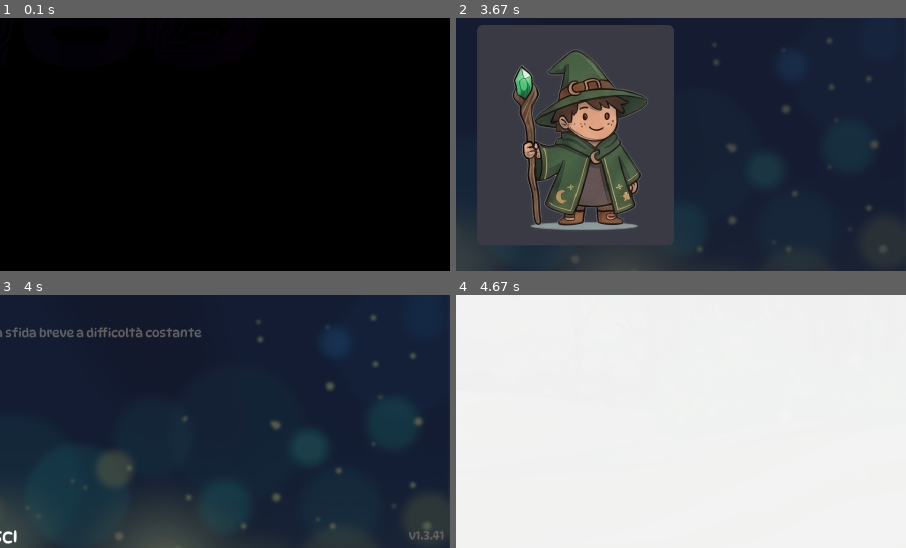
Above: before the commit, frames 1-4 (two rows, left to right).
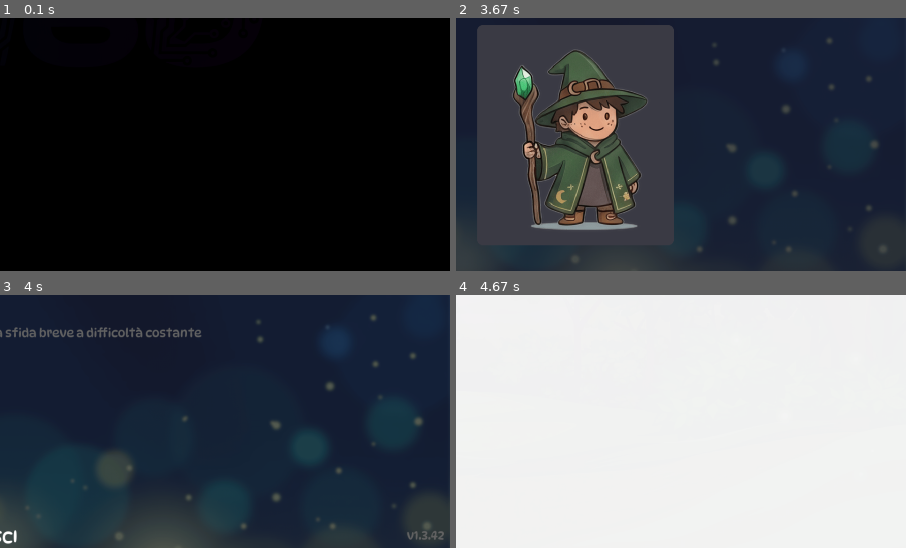
Above: after the commit, the same moments.

Repository: thefactor82/math-wizard
Game: pygame game, started from math-wizard.py
The game is run twice, just before and just after one commit, with the same random seed, the same clock (stepped at 60 frames per second) and the same inputs.
Inputs (mouse positions are % of the whole screen's width and height, from its top left):
- Up to frame 1 (0.1 s): no input
- Up to frame 2 (3.67 s): hold Right 0.33-0.8 s; move the mouse to (46, 55) at 0.37 s; hold Up 0.88-1.18 s; tap Enter at 1.22, 2.55 s; tap Space at 1.55 s; tap 1 at 1.88 s; type "an" at 2.22 s; type "n" at 2.42 s; hold Right 2.72-3.18 s
- Up to frame 3 (4 s): click (37, 73) at 3.83 s
- Up to frame 4 (4.67 s): tap Enter at 4.12, 4.45 s
The pictures show only the part of the screen within x 50-100%, y 50-100%; the shares and areas given below are measured in that part.

Frames 1-2 are identical in both runs. In frame 3, 0.1% of the frame differs, in the area x 90-99%, y 93-97%; in frame 4, nothing differs.

Commit message:
feat: reorganize debug panel, generic result-flag and N/A fields, bump v1.3.42

Diff:
--- a/math-wizard.py
+++ b/math-wizard.py
@@ -949,7 +949,7 @@
         self .story_idx =0
         self .num_story_levels =sum (1 for e in self .story_entries if normalize_story_entry (e ) .get ("type")=="level")
 
-        self .version ="1.3.41"
+        self .version ="1.3.42"
 
         self .profiles =[]
         self .current_profile =""
@@ -4468,30 +4468,31 @@
             segno_debug =get_operation_symbol (self .operation )
             lines =[
             "DEBUG",
-            f"Modalita: {'Storia'if self .mode =='auto'else 'Allenamento'}",
+            f"Modalità: {'Storia'if self .mode =='auto'else 'Allenamento'}",
+            f"Livello storia: {self .level +1 }/{self .num_story_levels }  (effettivo: {self .effective_level ()+1 }/{len (self .levels )})"if self .mode =='auto'else "Livello: -",
+            f"Difficoltà: {self .difficulty_position }/{self .max_difficulty_position ()}"if self .mode =='auto'else "Difficoltà: -",
             f"Musica: {self .current_music }  {os .path .basename (self .music_files .get (self .current_music ,''))}  {max (0 ,(pygame .time .get_ticks ()-self ._music_start_tick )//1000 )}s",
+            f"Progresso mostro: {(self .boss_progress if (self .boss_active and self .boss_phase =='fight')else self .monster_progress ):.2f}"+(f"  Tempo: {(pygame .time .get_ticks ()-self .question_start )/1000 :.1f}s"if self .question_active else ""),
+            f"Boss: {'attivo'if self .boss_active else 'no'}"+(f"  fase: {self .boss_phase }  colpi: {self .boss_questions_asked }/{self .boss_total_questions }"if self .boss_active else ""),
             f"Domanda attiva: {self .question_active }",
             f"Feedback: {self .feedback }",
             f"Game over: {self .game_over }",
-            f"Lives: {self .lives }",
+            f"Vite: {self .lives }",
             f"Domande: {self .questions_asked }/{self .total_questions if self .mode =='fixed'else self .questions_per_level }",
+            f"Risposte consecutive: {self .consecutive_correct }",
             f"Tempo medio: {sum (self .answer_times )/len (self .answer_times ):.1f}s"if self .answer_times else "Tempo medio: --",
             f"Timeout: {self .timeout_limit }s"+(f" (iniziale {self .initial_timeout_limit }s)"if self .mode =='auto'else ""),
-            f"Livello storia: {self .level +1 }/{self .num_story_levels }  (effettivo: {self .effective_level ()+1 }/{len (self .levels )})"if self .mode =='auto'else "Livello: -",
-            f"Difficoltà: {self .difficulty_position }/{self .max_difficulty_position ()}"if self .mode =='auto'else "Difficoltà: -",
             f"Operandi: {self .a } {segno_debug } {self .b }",
-            f"Riporto: {int (self .levels [self .effective_level ()].get ('carry',0 )*100 )if self .mode =='auto'else self .config .get ('riporto',0 )}%" +(f"  has:{needs_carry (self .a ,self .b )}"if self .operation =='addizione'else ""),
-            f"Prestito: {int (self .levels [self .effective_level ()].get ('borrow',0 )*100 )if self .mode =='auto'else self .config .get ('prestito',0 )}%" +(f"  has:{needs_borrow (self .a ,self .b )}"if self .operation =='sottrazione'else ""),
+            f"Operandi precedenti: {self .prev_a } {segno_debug } {self .prev_b }",
+            f"Risultato: {self .expected_result }",
+            f"Risultato positivo/intero: {self .positive_difference if self .operation =='sottrazione'else self .integer_result if self .operation =='divisione'else 'N/A'}",
+            (f"Riporto: {int (self .levels [self .effective_level ()].get ('carry',0 )*100 )if self .mode =='auto'else self .config .get ('riporto',0 )}%" +(f"  has:{needs_carry (self .a ,self .b )}"if self .operation =='addizione'else "")if self .operation =='addizione'else "Riporto: N/A"),
+            (f"Prestito: {int (self .levels [self .effective_level ()].get ('borrow',0 )*100 )if self .mode =='auto'else self .config .get ('prestito',0 )}%" +(f"  has:{needs_borrow (self .a ,self .b )}"if self .operation =='sottrazione'else "")if self .operation =='sottrazione'else "Prestito: N/A"),
             f"Fallback: {'SI'if getattr (self ,'_operands_fallback',False )else 'NO'}",
-            f"Prev: {self .prev_a } {segno_debug } {self .prev_b }",
-            f"Risultato: {self .expected_result }",
             f"Pool A: {format_pool_compact (self .levels [self .effective_level ()]['pool_a'])if self .mode =='auto'else format_pool_compact (self .pool_a )}",
             f"Pool B: {format_pool_compact (self .levels [self .effective_level ()]['pool_b'])if self .mode =='auto'else format_pool_compact (self .pool_b )}",
             f"Min: {self .levels [self .effective_level ()].get ('min_value')if self .mode =='auto'else '-'}"+"   "+f"Max: {self .levels [self .effective_level ()].get ('max_value')if self .mode =='auto'else '-'}",
             f"Coda rinforzo: {list (self .reinforcement_queue )}",
-            f"Progresso mostro: {(self .boss_progress if (self .boss_active and self .boss_phase =='fight')else self .monster_progress ):.2f}"+(f"  Tempo: {(pygame .time .get_ticks ()-self .question_start )/1000 :.1f}s"if self .question_active else ""),
-            f"Consecutive: {self .consecutive_correct }",
-            f"Boss: {'attivo'if self .boss_active else 'no'}"+(f"  fase: {self .boss_phase }  colpi: {self .boss_questions_asked }/{self .boss_total_questions }"if self .boss_active else ""),
             ]
             bg =pygame .Surface ((500 ,len (lines )*24 +15 ))
             bg .set_alpha (200 )
